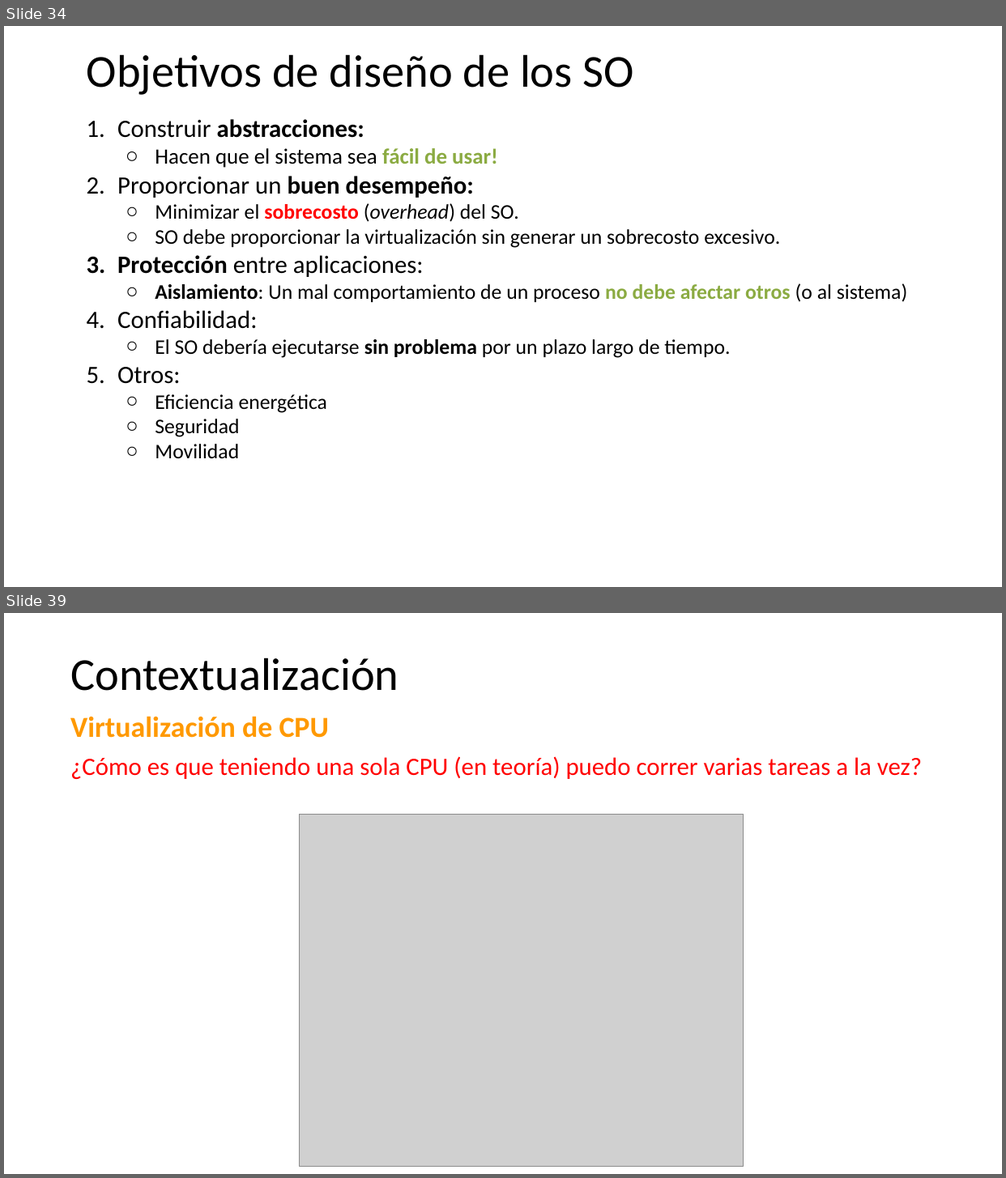
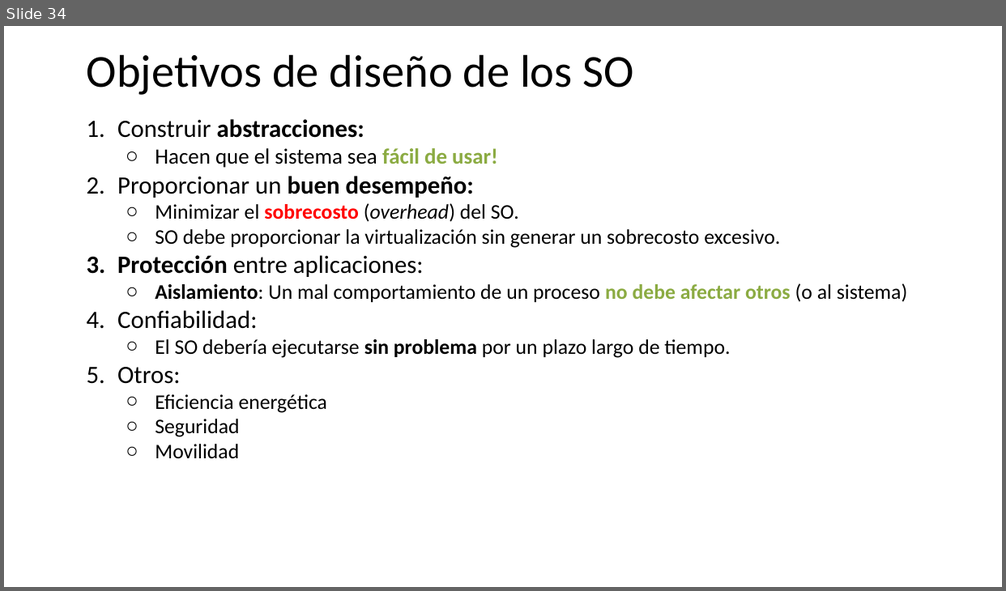
Before and after one commit to udea-so/apuntes_2026-2_SO-virtual, a slide deck: clase_02/SO_apuntes_clase2.pptx. Shown one above the other, each under a label of ours: slides 34 and 39 before the commit, slide 34 after it; the slides between them are not shown. The pictures are 1006x1178 and 1006x591 pixels, drawn with LibreOffice and Linux fonts; fonts in the diff are those of the drawing; grey boxes stand for pictures. Boxes give left, top, right and bottom in pixels: in the first picture for what was removed or moved away, otherwise in the second. Text is boxed around its words. In the diff, an @@ line names an element or a change of style, - is before the commit and + after.

```diff
--- a/clase_02/SO_apuntes_clase2.pptx
+++ b/clase_02/SO_apuntes_clase2.pptx
@@ slide 39 removed at [4, 613, 1002, 1174], background #FFFFFF @@
@@ title removed at [70, 658, 398, 691] @@
-Contextualización
@@ text removed at [70, 716, 922, 779] @@
-Virtualización de CPU
-¿Cómo es que teniendo una sola CPU (en teoría) puedo correr varias tareas a la vez?
@@ picture removed at [300, 815, 744, 1167] @@
```
Also in this commit, not shown: 26 other slides removed, 5 other files.
